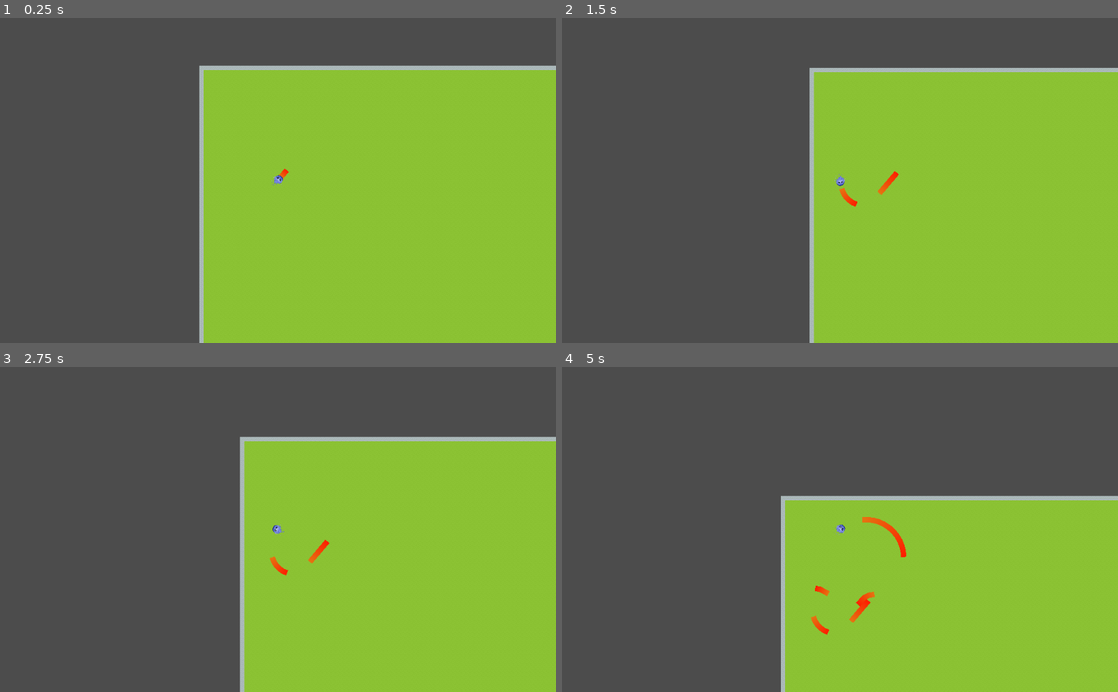
Above: before the commit, frames 1-4 (two rows, left to right).
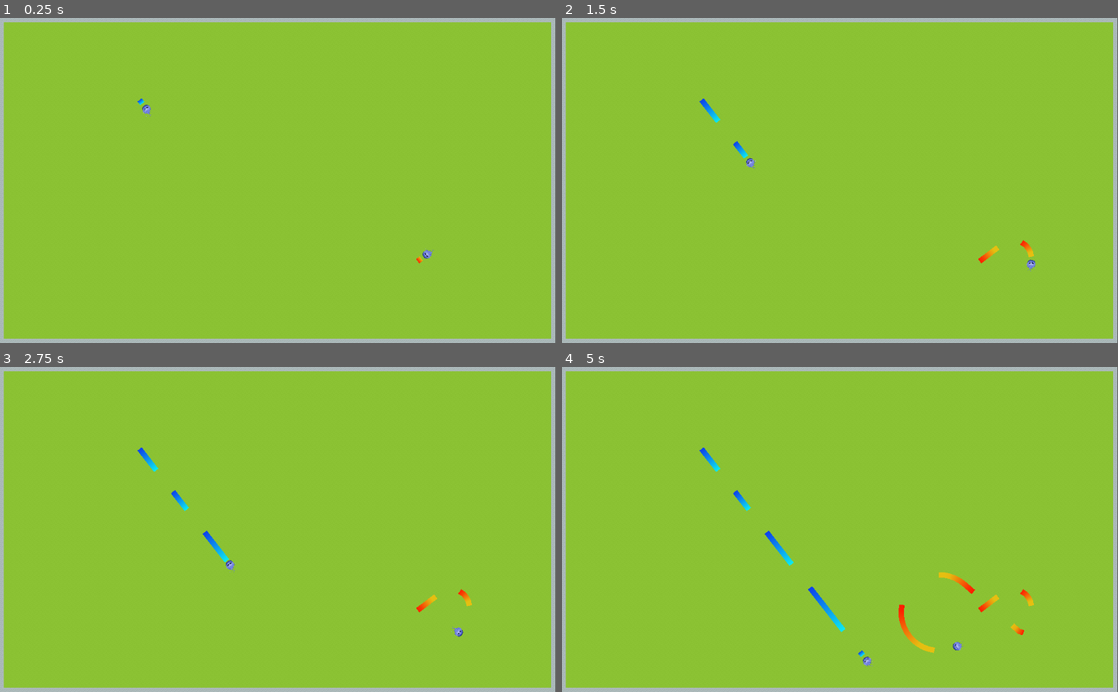
Above: after the commit, the same moments.

Repository: nrkroeker/wildfire
Game: Godot game, scene res://Main.tscn
Same seed, same stepped clock (60 frames per second), same inputs: the game is played once before the commit and once after it.
Inputs:
- Up to frame 1 (0.25 s): no input
- Up to frame 2 (1.5 s): tap Enter (ui_accept) at 0.5, 1.35 s; hold Right (ui_right) 0.53-1.28 s; hold Enter (ui_accept) 0.53-1.28 s; tap Space (ui_select, bound only before the commit) at 0.6 s; hold Down (ui_down) from 1.28 s (still down)
- Up to frame 3 (2.75 s): tap Enter (ui_accept) at 1.52, 1.82 s; tap Space (ui_select, bound only before the commit) at 1.55, 2.1 s; release Down (ui_down) at 2.03 s; hold Right (ui_right) from 2.03 s (still down); hold Enter (ui_accept) from 2.03 s (still down)
- Up to frame 4 (5 s): release Right (ui_right) at 2.78 s; release Enter (ui_accept) at 2.78 s; hold Up (ui_up) 2.78-3.53 s; tap Space (ui_select, bound only before the commit) at 2.85, 4.35 s; tap Enter (ui_accept) at 3.02, 3.32, 4.52, 4.82 s; hold Enter (ui_accept) 3.53-4.28 s; hold Left (ui_left) from 3.53 s (still down)

The runs differ from the first frame. In frame 1, 48% of the frame differs, in the area x 0-100%, y 0-100%; in frame 2, 56%; in frame 3, 59%; in frame 4, 67%.

Commit message:
2 people, beautiful trails

Diff:
--- a/godot/Main.gd
+++ b/godot/Main.gd
@@ -3,12 +3,25 @@
 const TILE_SIZE = 25
 const LEVEL_SIZE = Vector2(1000, 1000)
 const MAPSIZE = Vector2(50, 50)
+var screen_size
 
-enum Tile { Dirt, Road, Grass }
+var character = preload('res://actors/Character/Character.tscn')
 
 var map = []
 
-# func _ready():
+func _ready():
+	screen_size = get_viewport_rect().size
+	var player_one = character.instance()
+	player_one.set_name('fire')
+	player_one.position = Vector2(screen_size.x * 0.75, screen_size.y * 0.75)
+	var player_two = character.instance()
+	player_two.set_name('water')
+	player_two.set_gradient_water()
+	player_two.get_node('Flame').set_ui_two()
+	player_two.position = Vector2(screen_size.x * 0.25, screen_size.y * 0.25)
+	add_child(player_one)
+	add_child(player_two)
+
 	# randomize()
 	# build_level()
 
--- a/godot/Main.tscn
+++ b/godot/Main.tscn
@@ -1,8 +1,7 @@
-[gd_scene load_steps=4 format=2]
+[gd_scene load_steps=3 format=2]
 
 [ext_resource path="res://Main.gd" type="Script" id=1]
-[ext_resource path="res://actors/FlameCharacter/Character.tscn" type="PackedScene" id=2]
-[ext_resource path="res://map/Map.tscn" type="PackedScene" id=3]
+[ext_resource path="res://map/Map.tscn" type="PackedScene" id=2]
 
 [node name="Main" type="Node2D"]
 script = ExtResource( 1 )
@@ -11,8 +10,4 @@
 "_edit_vertical_guides_": [ 1024.16 ]
 }
 
-[node name="Character" parent="." instance=ExtResource( 2 )]
-position = Vector2( 161.327, 192.009 )
-z_index = 1
-
-[node name="Map" parent="." instance=ExtResource( 3 )]
+[node name="Map" parent="." instance=ExtResource( 2 )]
--- /dev/null
+++ b/godot/actors/Character/Character.gd
@@ -0,0 +1,26 @@
+extends Node2D
+
+var current_trail
+
+var trail_scene = preload("res://actors/Character/Trail.tscn")
+var fire_gradient = preload('res://assets/trails/FireTrail.tres')
+var water_gradient = preload('res://assets/trails/WaterTrail.tres')
+
+var gradient = fire_gradient
+
+func _ready():
+	add_trail()
+
+func add_trail():
+	current_trail = trail_scene.instance()
+	current_trail.get_node('Points').set_gradient(gradient)
+	add_child(current_trail)
+
+func set_gradient_water():
+	gradient = water_gradient
+	if current_trail:
+		current_trail.get_node('Points').set_gradient(water_gradient)
+
+func extend_trail(position):
+	current_trail._lengthen(position)
+	# Add collision line shape segment
--- a/godot/actors/FlameCharacter/Character.tscn
+++ b/godot/actors/Character/Character.tscn
@@ -1,7 +1,7 @@
 [gd_scene load_steps=3 format=2]
 
-[ext_resource path="res://actors/FlameCharacter/Character.gd" type="Script" id=1]
-[ext_resource path="res://actors/FlameCharacter/Flame.tscn" type="PackedScene" id=2]
+[ext_resource path="res://actors/Character/Character.gd" type="Script" id=1]
+[ext_resource path="res://actors/Character/Flame.tscn" type="PackedScene" id=2]
 
 [node name="Character" type="Node2D"]
 script = ExtResource( 1 )
--- a/godot/actors/FlameCharacter/Flame.gd
+++ b/godot/actors/Character/Flame.gd
@@ -13,8 +13,13 @@
 var max_speed = 200
 var velocity = Vector2()
 var rotation_dir = 0
-var screen_size
 var last_position
+
+var ui_select = 'ui_select'
+var ui_up = 'ui_up'
+var ui_down = 'ui_down'
+var ui_right = 'ui_right'
+var ui_left = 'ui_left'
 
 var jump_timer = Timer.new()
 var jump_timeout_timer = Timer.new()
@@ -32,12 +37,18 @@
 	add_child(jump_timer)
 	add_child(jump_timeout_timer)
 	randomize()
-	screen_size = get_viewport_rect().size
 	# position = Vector2(screen_size.x / 2, screen_size.y / 2)
 	velocity = Vector2(speed, 0)
 	rotation_dir = deg2rad(rand_range(0, 360))
 	rotate(rotation_dir)
 
+
+func set_ui_two():
+	ui_select = 'ui_select_two'
+	ui_up = 'ui_up_two'
+	ui_down = 'ui_down_two'
+	ui_right = 'ui_right_two'
+	ui_left = 'ui_left_two'
 #func _process(delta):
 	# Get line between last burned tile and current tile
 	# Get all tiles overlapped by that line
@@ -61,7 +72,7 @@
 	move_and_slide(velocity)
 	if state != CHARACTER_STATE.JUMP:
 		if last_position:
-			print(position.distance_to(last_position))
+			# print(position.distance_to(last_position))
 			if position.distance_to(last_position) > 8:
 
 				# var angle = last_position.angle_to(position)
@@ -75,32 +86,26 @@
 			last_position = position
 	else:
 		last_position = position
-		# var scale = 20
-		# var tdx = position.x - last_position.x
-		# var tdy = position.y - last_position.y
-		# var norm = sqrt(pow(tdx, 2) + pow(tdy, 2))
-		# var ntdx = tdx / norm
-		# var ntdy = tdy / norm
-		# var dx = ntdx * scale
-		# var dy = ntdy * scale
 
+func on_body_enter(object):
+	print(object.get_name())
 
 # Custom methods
 
 func _check_inputs(delta):
 	rotation_dir = 0
-	if Input.is_action_pressed("ui_accept"):
+	if Input.is_action_pressed(ui_select):
 		if state != CHARACTER_STATE.JUMP and jump_timeout_timer.time_left == 0:
 			state = CHARACTER_STATE.JUMP
 			jump_timer.start()
-	if Input.is_action_pressed("ui_right"):
+	if Input.is_action_pressed(ui_right):
 		rotation_dir += 1
-	if Input.is_action_pressed("ui_left"):
+	if Input.is_action_pressed(ui_left):
 		rotation_dir -= 1
-	if Input.is_action_pressed("ui_up"):
+	if Input.is_action_pressed(ui_up):
 		if (current_speed <= max_speed):
 			current_speed += delta_speed
-	if Input.is_action_pressed("ui_down"):
+	if Input.is_action_pressed(ui_down):
 		if (current_speed >= min_speed):
 			current_speed -= delta_speed
 	rotation += rotation_dir * rotation_speed * delta
--- a/godot/actors/FlameCharacter/Flame.tscn
+++ b/godot/actors/Character/Flame.tscn
@@ -1,6 +1,6 @@
 [gd_scene load_steps=16 format=2]
 
-[ext_resource path="res://actors/FlameCharacter/Flame.gd" type="Script" id=1]
+[ext_resource path="res://actors/Character/Flame.gd" type="Script" id=1]
 [ext_resource path="res://assets/flame/B Flame 1.png" type="Texture" id=2]
 [ext_resource path="res://assets/flame/B Flame 2.png" type="Texture" id=3]
 [ext_resource path="res://assets/flame/B Flame 3.png" type="Texture" id=4]
@@ -42,8 +42,5 @@
 scale = Vector2( 0.05, 0.05 )
 frames = SubResource( 2 )
 animation = "idle"
-frame = 3
+frame = 9
 playing = true
-
-[node name="Camera2D" type="Camera2D" parent="."]
-current = true
--- /dev/null
+++ b/godot/actors/Character/Trail.gd
@@ -0,0 +1,27 @@
+extends Node2D
+var area
+var collision_shape
+
+func _ready():
+	area = Area2D.new()
+	area.connect("body_entered", self,"handle_area_entered")
+	#static_body.add_collision_exception_with(get_parent().get_node('Flame'))
+	add_child(area)
+	collision_shape = CollisionPolygon2D.new()
+	collision_shape.set_build_mode(1)
+	area.add_child(collision_shape)
+
+func handle_area_entered(object):
+	# print(object.get_parent().get_name())
+	# print(get_parent().get_name())
+	if object.get_parent().get_name() != get_parent().get_name():
+		print(object.get_parent().get_name(), ' collided with ', get_parent().get_name())
+	# do collision stuff
+
+func _lengthen(position):
+	# Add point to visible line
+	$Points.add_point(position)
+	# Add point to collision line
+	var line = collision_shape.get_polygon()
+	line.append(position)
+	collision_shape.set_polygon(line)
--- a/godot/actors/FlameCharacter/Trail.tscn
+++ b/godot/actors/Character/Trail.tscn
@@ -1,6 +1,6 @@
 [gd_scene load_steps=3 format=2]
 
-[ext_resource path="res://actors/FlameCharacter/Trail.gd" type="Script" id=1]
+[ext_resource path="res://actors/Character/Trail.gd" type="Script" id=1]
 
 [sub_resource type="Gradient" id=1]
 colors = PoolColorArray( 1, 0.113725, 0, 1, 0.902344, 0.460406, 0.0704601, 1 )
@@ -11,4 +11,3 @@
 [node name="Points" type="Line2D" parent="."]
 default_color = Color( 0.827451, 0.180392, 0.054902, 1 )
 gradient = SubResource( 1 )
-texture_mode = 0
--- a/godot/actors/FlameCharacter/Character.gd
+++ /dev/null
@@ -1,16 +0,0 @@
-extends Node2D
-
-var current_trail
-
-var trail_scene = preload("res://actors/FlameCharacter/Trail.tscn")
-
-func _ready():
-	add_trail()
-
-func add_trail():
-	current_trail = trail_scene.instance()
-	add_child(current_trail)
-
-func extend_trail(position):
-	current_trail._lengthen(position)
-	# Add collision line shape segment
--- a/godot/actors/FlameCharacter/Trail.gd
+++ /dev/null
@@ -1,24 +0,0 @@
-extends Node2D
-var static_body
-var collision_shape
-
-func _ready():
-	static_body = StaticBody2D.new()
-	static_body.set_collision_layer_bit(1, false)
-	static_body.set_collision_layer_bit(2, true)
-	static_body.set_collision_mask_bit(1, false)
-	static_body.set_collision_mask_bit(2, false)
-	static_body.set_collision_mask_bit(3, false)
-	static_body.set_collision_mask_bit(4, false)
-	add_child(static_body)
-	collision_shape = CollisionPolygon2D.new()
-	collision_shape.set_build_mode(1)
-	static_body.add_child(collision_shape)
-
-func _lengthen(position):
-	# Add point to visible line
-	$Points.add_point(position)
-	# Add point to collision line
-	var line = collision_shape.get_polygon()
-	line.append(position)
-	collision_shape.set_polygon(line)
--- /dev/null
+++ b/godot/assets/trails/FireTrail.tres
@@ -0,0 +1,5 @@
+[gd_resource type="Gradient" format=2]
+
+[resource]
+offsets = PoolRealArray( 0.0714286, 0.742857 )
+colors = PoolColorArray( 1, 0.113725, 0, 1, 0.901961, 0.752941, 0.0705882, 1 )
--- /dev/null
+++ b/godot/assets/trails/WaterTrail.tres
@@ -0,0 +1,4 @@
+[gd_resource type="Gradient" format=2]
+
+[resource]
+colors = PoolColorArray( 0.0513028, 0.249427, 0.925781, 1, 0.0476228, 0.924273, 0.945313, 1 )
--- a/godot/project.godot
+++ b/godot/project.godot
@@ -19,6 +19,40 @@
 run/main_scene="res://Main.tscn"
 config/icon="res://icon.png"
 
+[input]
+
+ui_select={
+"deadzone": 0.5,
+"events": [ Object(InputEventJoypadButton,"resource_local_to_scene":false,"resource_name":"","device":0,"button_index":3,"pressure":0.0,"pressed":false,"script":null)
+, Object(InputEventKey,"resource_local_to_scene":false,"resource_name":"","device":0,"alt":false,"shift":false,"control":false,"meta":false,"command":false,"pressed":false,"scancode":16777221,"unicode":0,"echo":false,"script":null)
+ ]
+}
+ui_left_two={
+"deadzone": 0.5,
+"events": [ Object(InputEventKey,"resource_local_to_scene":false,"resource_name":"","device":0,"alt":false,"shift":false,"control":false,"meta":false,"command":false,"pressed":false,"scancode":65,"unicode":0,"echo":false,"script":null)
+ ]
+}
+ui_right_two={
+"deadzone": 0.5,
+"events": [ Object(InputEventKey,"resource_local_to_scene":false,"resource_name":"","device":0,"alt":false,"shift":false,"control":false,"meta":false,"command":false,"pressed":false,"scancode":68,"unicode":0,"echo":false,"script":null)
+ ]
+}
+ui_down_two={
+"deadzone": 0.5,
+"events": [ Object(InputEventKey,"resource_local_to_scene":false,"resource_name":"","device":0,"alt":false,"shift":false,"control":false,"meta":false,"command":false,"pressed":false,"scancode":83,"unicode":0,"echo":false,"script":null)
+ ]
+}
+ui_up_two={
+"deadzone": 0.5,
+"events": [ Object(InputEventKey,"resource_local_to_scene":false,"resource_name":"","device":0,"alt":false,"shift":false,"control":false,"meta":false,"command":false,"pressed":false,"scancode":87,"unicode":0,"echo":false,"script":null)
+ ]
+}
+ui_select_two={
+"deadzone": 0.5,
+"events": [ Object(InputEventKey,"resource_local_to_scene":false,"resource_name":"","device":0,"alt":false,"shift":false,"control":false,"meta":false,"command":false,"pressed":false,"scancode":32,"unicode":0,"echo":false,"script":null)
+ ]
+}
+
 [layer_names]
 
 2d_physics/layer_1="fire_character"
